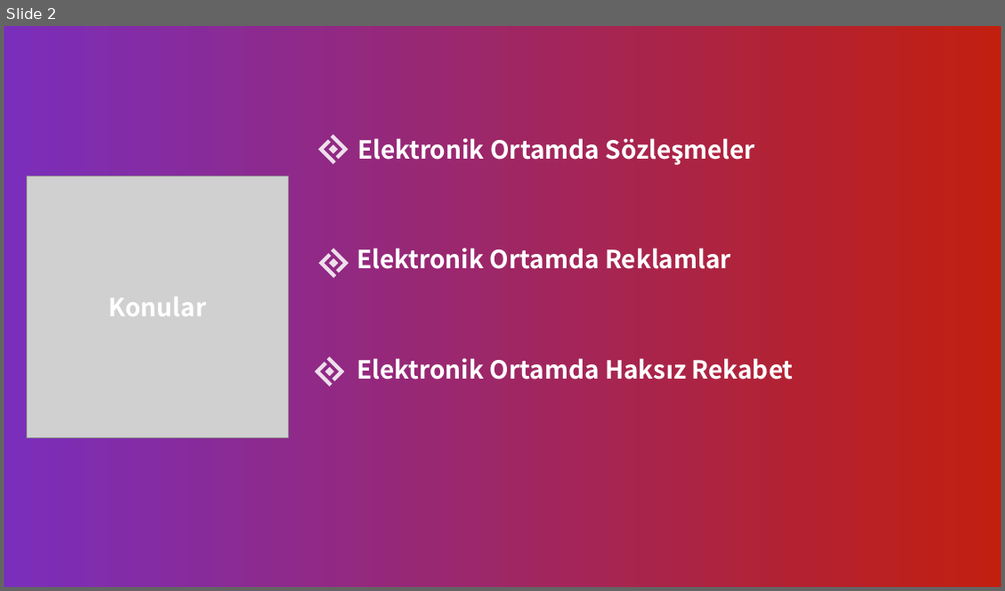
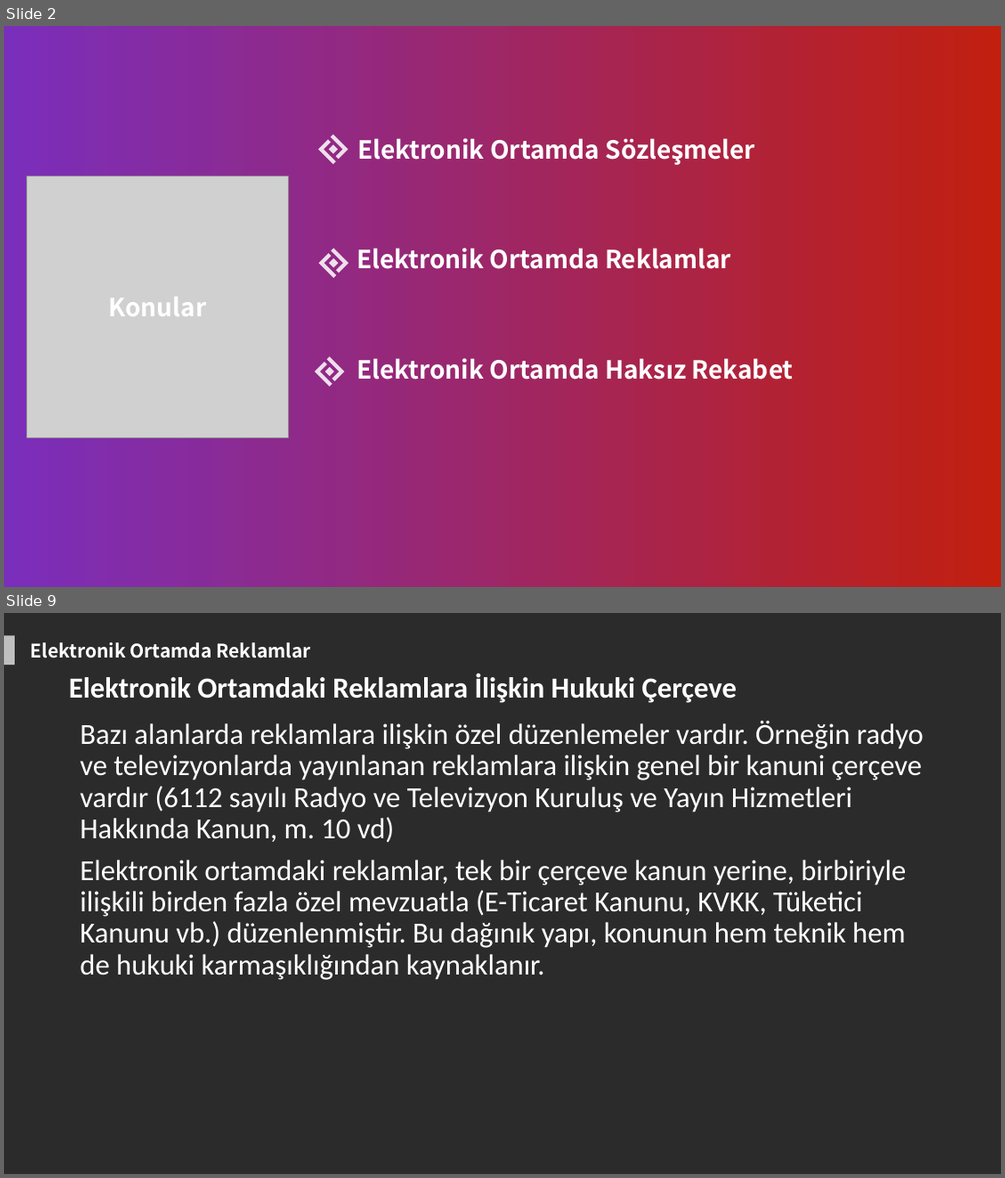
Before and after one commit to zafer-sn/MOS108-Bilisim-Hukuku, a slide deck: Hafta6/Hafta6.pptx. Shown one above the other, each under a label of ours: slide 2 before the commit, slides 2 and 9 after it; the slides between them are not shown. The pictures are 1005x591 and 1005x1178 pixels, drawn with LibreOffice and Linux fonts; fonts in the diff are those of the drawing; grey boxes stand for pictures; background and template pictures are left out; a plain dark background stands for a picture behind light text. Boxes give left, top, right and bottom in pixels: in the first picture for what was removed or moved away, otherwise in the second. Text is boxed around its words. In the diff, an @@ line names an element or a change of style, - is before the commit and + after.

```diff
--- a/Hafta6/Hafta6.pptx
+++ b/Hafta6/Hafta6.pptx
@@ slide 9 added at (4, 613, 1001, 1174), background picture (left out) @@
@@ rectangle added at (4, 635, 15, 665), fill #FFFFFF at 70% opacity @@
@@ text added at (31, 642, 311, 658), 18 pt, text #FFFFFF, bold @@
+Elektronik Ortamda Reklamlar
@@ text added at (69, 674, 736, 703), 28 pt, text #FFFFFF, bold @@
+Elektronik Ortamdaki Reklamlara İlişkin Hukuki Çerçeve
@@ text added at (80, 721, 923, 980), 28 pt, text #FFFFFF @@
+Bazı alanlarda reklamlara ilişkin özel düzenlemeler vardır. Örneğin radyo ve televizyonlarda yayınlanan reklamlara ilişkin genel bir kanuni çerçeve vardır (6112 sayılı Radyo ve Televizyon Kuruluş ve Yayın Hizmetleri Hakkında Kanun, m. 10 vd)
+Elektronik ortamdaki reklamlar, tek bir çerçeve kanun yerine, birbiriyle ilişkili birden fazla özel mevzuatla (E-Ticaret Kanunu, KVKK, Tüketici Kanunu vb.) düzenlenmiştir. Bu dağınık yapı, konunun hem teknik hem de hukuki karmaşıklığından kaynaklanır.
```
Also in this commit, not shown: 3 slides changed, 21 other slides added, 29 slides removed, 1 other file.
